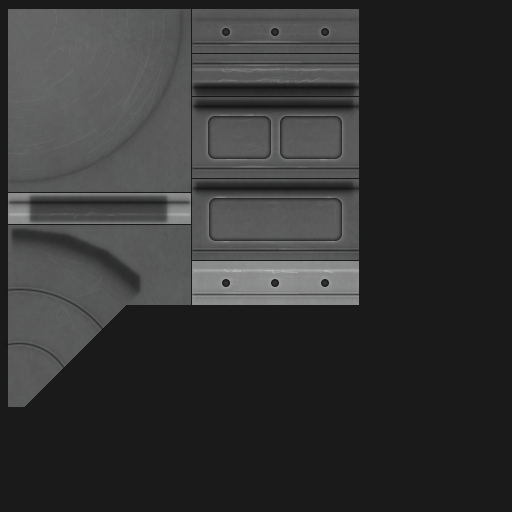
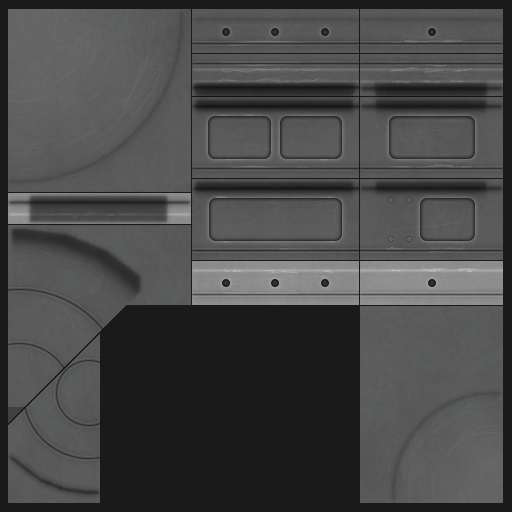
Layered file, before and after one edit (512px x 512px). Changes by layer:
added group "plate_s1_1" with 19 layers above "plate_s1p5_1" over [8, 9, 504, 503]
added layer "baked ao 2" (1st of 2, in "plate_s1_1") (multiply, 60%) in group "plate_s1_1" over [365, 9, 504, 503]
added layer "baked ao 1" (1st of 2, in "plate_s1_1") (multiply, 60%) in group "plate_s1_1" over [370, 10, 502, 503]
added layer "body bolts 1" (1st of 2, in "plate_s1_1") in group "plate_s1_1" over [428, 28, 436, 287]
added layer "body high 3" (1st of 2, in "plate_s1_1") (20%) in group "plate_s1_1" over [369, 369, 503, 503]
added layer "body high 2" (1st of 2, in "plate_s1_1") (40%) in group "plate_s1_1" over [389, 67, 477, 273]
added layer "body high 1" (1st of 2, in "plate_s1_1") in group "plate_s1_1" over [360, 67, 503, 274]
added layer "body low 4" (1st of 2, in "plate_s1_1") (25%) in group "plate_s1_1" over [358, 11, 504, 503]
added layer "body low 3" (1st of 2, in "plate_s1_1") (25%) in group "plate_s1_1" over [358, 16, 504, 503]
added layer "body low 2" (1st of 2, in "plate_s1_1") in group "plate_s1_1" over [8, 80, 504, 501]
added layer "body low 1" (1st of 2, in "plate_s1_1") in group "plate_s1_1" over [8, 85, 504, 496]
added group "body" (1st of 4, in "plate_s1_1") (40%) with 3 layers in group "plate_s1_1" over [23, 39, 502, 461]
added layer "body" (2nd of 4, in "plate_s1_1" › "body") in group "body" over [25, 43, 502, 459]
added layer "body higher" (1st of 2, in "plate_s1_1" › "body") in group "body" over [376, 39, 472, 253]
added layer "body high" (1st of 2, in "plate_s1_1" › "body") (50%) in group "body" over [23, 41, 502, 461]
added layer "body grime 2" (1st of 2, in "plate_s1_1") (10%) in group "plate_s1_1" over [392, 35, 503, 502]
added layer "body grime 1" (1st of 2, in "plate_s1_1") (20%) in group "plate_s1_1" over [16, 33, 503, 469]
added layer "wear" (1st of 2, in "plate_s1_1") (20%) in group "plate_s1_1" over [8, 9, 503, 503]
painted on "b" over [8, 9, 503, 503]
